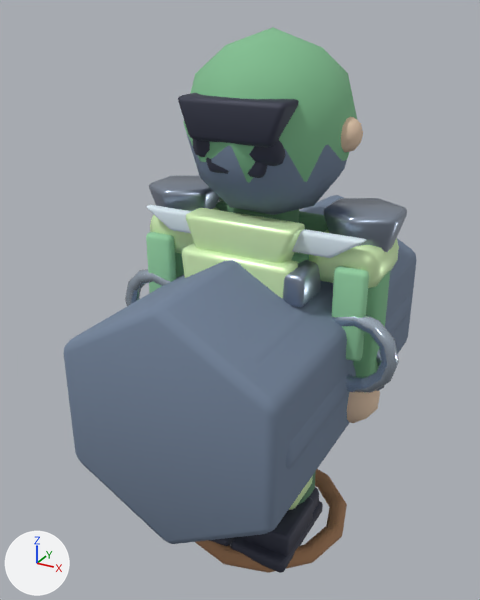
What one commit did to the Blender file assets-source/blender/characters/archer.blend.
The view is the same before and after, from a 50 mm lens placed at (1.07, -2.17, 2.09), pointed at (-0.13, 0.0, 1.0). The axes (+X, +Y, +Z) are drawn at lower left. The lights are the same throughout. The picture after the commit comes second.

The first picture shows 'LOD1_PROXY_body', 'LOD2_PROXY_body', 'LOD2_PROXY_head', 'arm.R.bracer', 'armPanel.R', 'collarFront', 'crest.hood', 'helmetBrow', 'shoulder.R', 'shoulderCap.1', 'torsoFrontShell', 'weapon.bow' and 22 more.
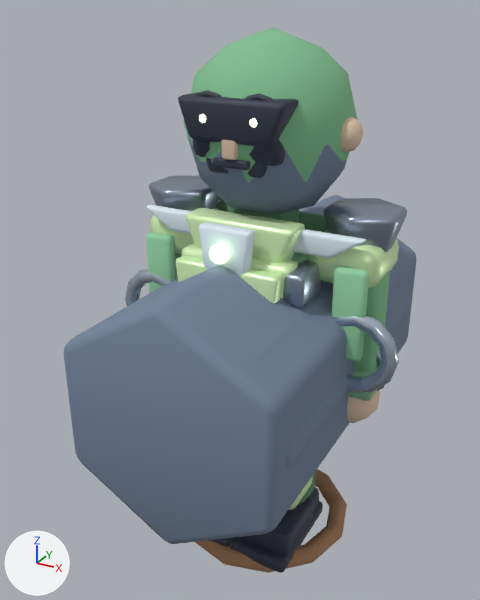
What changed in the scene script:
```text
Add me_allycollartabmesh_002:
    me_allycollartabmesh_002.from_pydata([(-0.1, 1.42, -0.028), (0.1, 1.42, -0.028), (0.08, 1.26, -0.028), (-0.08, 1.26, -0.028), (-0.1, 1.42, 0.028), (0.1, 1.42, 0.028), (0.08, 1.26, 0.028), (-0.08, 1.26, 0.028)], [], [(3, 2, 1, 0), (4, 5, 6, 7), (0, 1, 5, 4), (1, 2, 6, 5), (2, 3, 7, 6), (3, 0, 4, 7)])
    me_allycollartabmesh_002.polygons.foreach_set('use_smooth', [True] * 6)
    me_allycollartabmesh_002.materials.append(mat_mat_archer_snow)  # pale blue #e5f3fd
Add me_facenosebridgemesh_002:
    me_facenosebridgemesh_002.from_pydata([(-0.035, 1.8, -0.022), (0.035, 1.8, -0.022), (0.025, 1.64, -0.022), (-0.025, 1.64, -0.022), (-0.035, 1.8, 0.022), (0.035, 1.8, 0.022), (0.025, 1.64, 0.022), (-0.025, 1.64, 0.022)], [], [(3, 2, 1, 0), (4, 5, 6, 7), (0, 1, 5, 4), (1, 2, 6, 5), (2, 3, 7, 6), (3, 0, 4, 7)])
    me_facenosebridgemesh_002.polygons.foreach_set('use_smooth', [True] * 6)
    me_facenosebridgemesh_002.materials.append(mat_mat_archer_skin)  # beige #e5c8ad
Add me_torsopanel_rmesh_002:
    me_torsopanel_rmesh_002.from_pydata([(0.05, 1.28, -0.032), (0.202, 1.28, -0.032), (0.156, 0.86, -0.032), (0.08, 0.92, -0.032), (0.05, 1.28, 0.032), (0.202, 1.28, 0.032), (0.156, 0.86, 0.032), (0.08, 0.92, 0.032)], [], [(3, 2, 1, 0), (4, 5, 6, 7), (0, 1, 5, 4), (1, 2, 6, 5), (2, 3, 7, 6), (3, 0, 4, 7)])
    me_torsopanel_rmesh_002.polygons.foreach_set('use_smooth', [True] * 6)
    me_torsopanel_rmesh_002.materials.append(mat_mat_archer_accent)  # green #e1ffc4
Add me_torsopanel_lmesh_002:
    me_torsopanel_lmesh_002.from_pydata([(-0.202, 1.28, -0.032), (-0.05, 1.28, -0.032), (-0.08, 0.92, -0.032), (-0.156, 0.86, -0.032), (-0.202, 1.28, 0.032), (-0.05, 1.28, 0.032), (-0.08, 0.92, 0.032), (-0.156, 0.86, 0.032)], [], [(3, 2, 1, 0), (4, 5, 6, 7), (0, 1, 5, 4), (1, 2, 6, 5), (2, 3, 7, 6), (3, 0, 4, 7)])
    me_torsopanel_lmesh_002.polygons.foreach_set('use_smooth', [True] * 6)
    me_torsopanel_lmesh_002.materials.append(mat_mat_archer_accent)  # green #e1ffc4
Add ob_allycollarstud:
    ob_allycollarstud = bpy.data.objects.new('allyCollarStud', me_icosphere_092)  # an icosphere of 80 faces spanning x -0.0333..0.0333, y -0.035..0.035, z -0.035..0.035; in mat_mat_archer_glow (green #e1ffc4, glowing green #e1ffc4); modifiers BEVEL
    ob_allycollarstud.location = (0.0, -0.37, 1.34)
    ob_allycollarstud.rotation_euler = (1.571, 0.0, 0.0)  # degrees (90, 0, 0)
Add ob_allycollartab:
    ob_allycollartab = bpy.data.objects.new('allyCollarTab', me_allycollartabmesh_002)  # modifiers BEVEL
    ob_allycollartab.location = (0.0, -0.32, 0.0)
    ob_allycollartab.rotation_euler = (1.571, 0.0, 0.0)  # degrees (90, 0, 0)
Add ob_arm_r_cuff:
    ob_arm_r_cuff = bpy.data.objects.new('arm.R.cuff', me_cube_177)  # a box spanning x -0.095..0.095, y -0.05..0.05, z -0.11..0.11; in mat_mat_archer_leatherlight (greyish green #89b994); modifiers BEVEL
    ob_arm_r_cuff.location = (0.39, -0.02, 0.82)
    ob_arm_r_cuff.rotation_euler = (1.571, 0.0, 0.0)  # degrees (90, 0, 0)
Add ob_facemouthplate:
    ob_facemouthplate = bpy.data.objects.new('faceMouthPlate', me_cube_173)  # a box spanning x -0.065..0.065, y -0.014..0.014, z -0.0125..0.0125; in mat_mat_archer_dark (greyish blue #3c3f50); modifiers BEVEL
    ob_facemouthplate.location = (0.0, -0.286, 1.625)
    ob_facemouthplate.rotation_euler = (1.571, 0.0, 0.0)  # degrees (90, 0, 0)
Add ob_facenosebridge:
    ob_facenosebridge = bpy.data.objects.new('faceNoseBridge', me_facenosebridgemesh_002)  # modifiers BEVEL
    ob_facenosebridge.location = (0.0, -0.285, 0.0)
    ob_facenosebridge.rotation_euler = (1.571, 0.0, 0.0)  # degrees (90, 0, 0)
Add ob_faceiris_r:
    ob_faceiris_r = bpy.data.objects.new('faceIris.R', me_icosphere_088)  # an icosphere of 80 faces spanning x -0.0228..0.0228, y -0.024..0.024, z -0.024..0.024; in mat_mat_archer_glow (green #e1ffc4, glowing green #e1ffc4); modifiers BEVEL
    ob_faceiris_r.location = (0.092, -0.292, 1.765)
    ob_faceiris_r.rotation_euler = (1.571, 0.0, 0.0)  # degrees (90, 0, 0)
Add ob_faceiris_l:
    ob_faceiris_l = bpy.data.objects.new('faceIris.L', me_icosphere_088.copy())  # modifiers BEVEL
    ob_faceiris_l.location = (-0.092, -0.292, 1.765)
    ob_faceiris_l.rotation_euler = (1.571, 0.0, 0.0)  # degrees (90, 0, 0)
Add ob_facesocket_r:
    ob_facesocket_r = bpy.data.objects.new('faceSocket.R', me_torus_028)  # 60 vertices, 60 faces; spans x -0.087..0.087, y -0.087..0.087, z -0.013..0.013; in mat_mat_archer_dark (greyish blue #3c3f50); modifiers BEVEL
    ob_facesocket_r.location = (0.092, -0.274, 1.765)
    ob_facesocket_r.rotation_euler = (1.571, 0.0, 0.0)  # degrees (90, 0, 0)
Add ob_facesocket_l:
    ob_facesocket_l = bpy.data.objects.new('faceSocket.L', me_torus_028.copy())  # modifiers BEVEL
    ob_facesocket_l.location = (-0.092, -0.274, 1.765)
    ob_facesocket_l.rotation_euler = (1.571, 0.0, 0.0)  # degrees (90, 0, 0)
Add ob_torsopanel_r:
    ob_torsopanel_r = bpy.data.objects.new('torsoPanel.R', me_torsopanel_rmesh_002)  # modifiers BEVEL
    ob_torsopanel_r.location = (0.0, -0.315, 0.0)
    ob_torsopanel_r.rotation_euler = (1.571, 0.0, 0.0)  # degrees (90, 0, 0)
Add ob_torsopanel_l:
    ob_torsopanel_l = bpy.data.objects.new('torsoPanel.L', me_torsopanel_lmesh_002)  # modifiers BEVEL
    ob_torsopanel_l.location = (0.0, -0.315, 0.0)
    ob_torsopanel_l.rotation_euler = (1.571, 0.0, 0.0)  # degrees (90, 0, 0)
```

What differs and where, as boxes [x1, y1, x2, y2] in the pictures (480 x 600 px):
'allyCollarTab', added (pale blue): after [199, 222, 255, 275]
'torsoPanel.R', added (green): after [239, 268, 283, 303]
'torsoPanel.L', added (green): after [176, 255, 208, 282]
'faceMouthPlate', added: after [213, 157, 250, 170]
'allyCollarStud', added: after [209, 244, 230, 264]
'faceNoseBridge', added: after [221, 140, 238, 160]
'arm.R.cuff', added: after [348, 364, 378, 401]
'faceSocket.R', added (mostly hidden): after [245, 93, 282, 148]
'faceSocket.L', added (mostly hidden): after [195, 90, 221, 143]
'faceIris.R', added: after [250, 118, 258, 128]
'faceIris.L', added: after [199, 114, 206, 123]
'torsoFrontShell', unchanged, covered by the edit: [182, 243, 298, 298] in both
